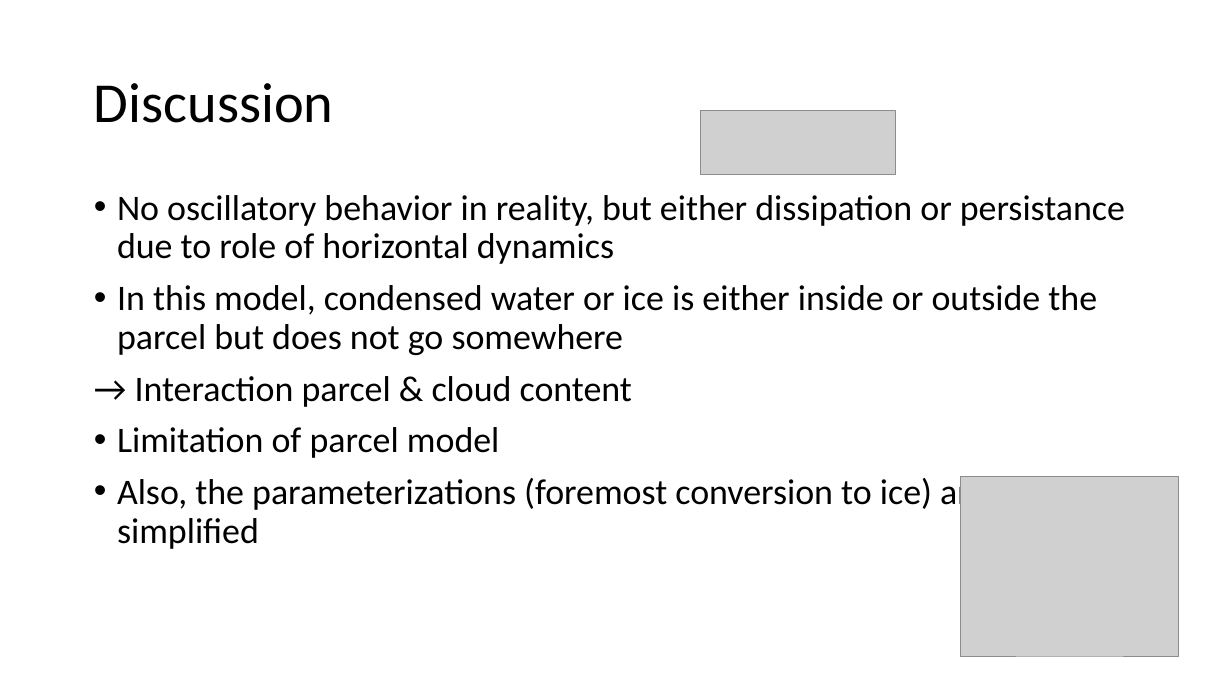
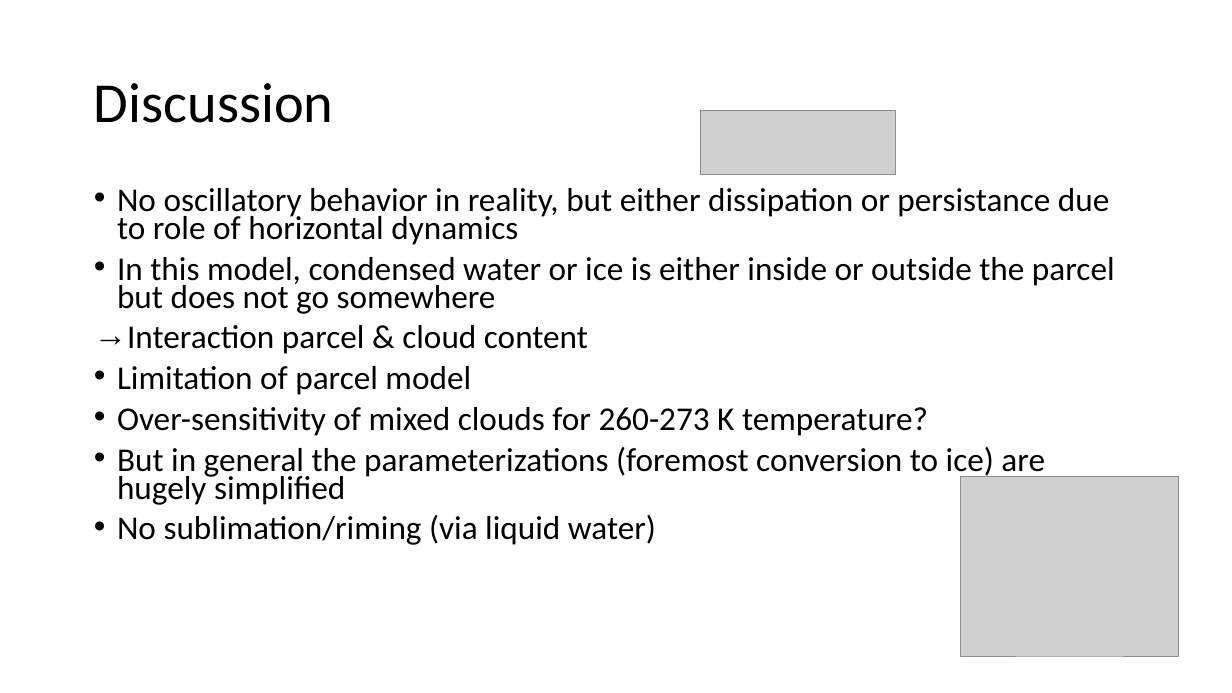
Before and after one commit to meteoNL/CloudParcelModel_SOACproject, a slide deck: slide 19 of model_representation.pptx. Drawn at 1232x693 pixels with LibreOffice and Linux fonts; fonts in the diff are those of the drawing; grey boxes stand for pictures. Boxes give left, top, right and bottom in pixels: in the first picture for what was removed or moved away, otherwise in the second. Text is boxed around its words. In the diff, an @@ line names an element or a change of style, - is before the commit and + after.

```diff
--- a/model_representation.pptx
+++ b/model_representation.pptx
@@ text at (x1=117, y1=188, x2=1115, y2=395): size 28 to 25.9 pt in "No oscillatory behavior in reality, but either ...", "In this model, condensed water or ice ...", "Limitation of parcel model"; line spacing 0.9 to 0.7 @@
@@ text at (x1=127, y1=325, x2=588, y2=354): text changed; size 28 to 25.9 pt @@
-→ Interaction parcel & cloud content
+→ Interaction parcel & cloud content
@@ text at (x1=117, y1=407, x2=1045, y2=545): text changed; size 28 to 25.9 pt @@
-• Also, the parameterizations (foremost conversion to ice) are hugely simplified
+• Over-sensitivity of mixed clouds for 260-273 K temperature?
+• But in general the parameterizations (foremost conversion to ice) are hugely simplified
+• No sublimation/riming (via liquid water)
```
Also in this commit, not shown: 20 other files.
